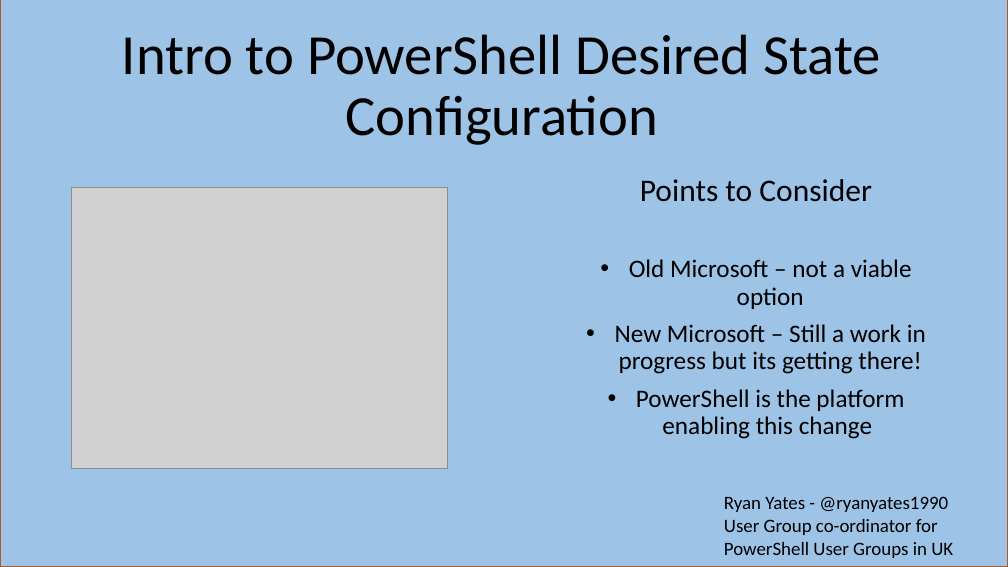
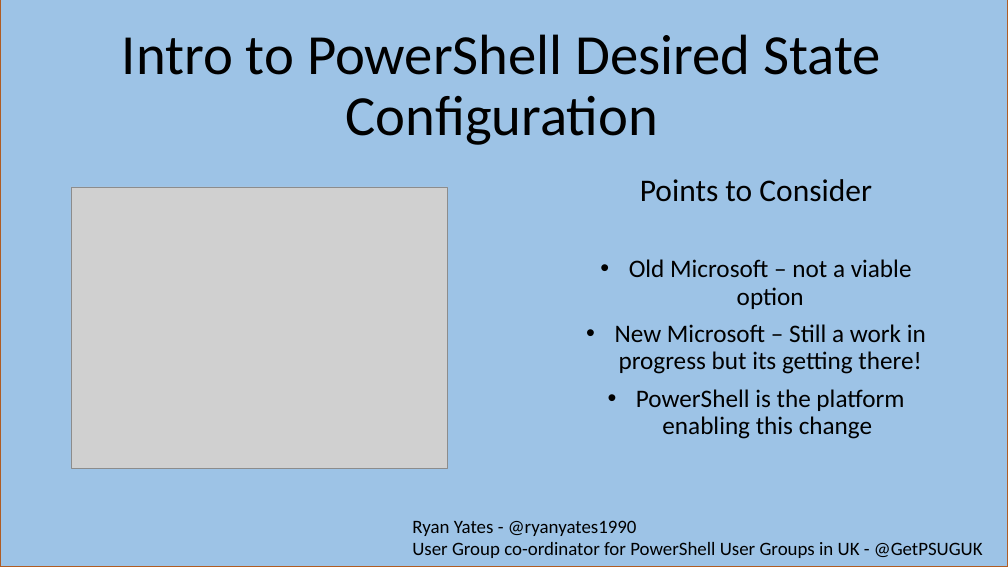
Before and after one commit to kilasuit/Presentations, a slide deck: slide 1 of Get-PSUGUK/Intro to DSC.pptx. Drawn at 1008x567 pixels with LibreOffice and Linux fonts; fonts in the diff are those of the drawing; grey boxes stand for pictures. Boxes give left, top, right and bottom in pixels: in the first picture for what was removed or moved away, otherwise in the second. Text is boxed around its words. In the diff, an @@ line names an element or a change of style, - is before the commit and + after.

```diff
--- a/Get-PSUGUK/Intro to DSC.pptx
+++ b/Get-PSUGUK/Intro to DSC.pptx
@@ text "Ryan Yates - @ryanyates1990": place and size @@
-text "Ryan Yates - @ryanyates1990" at <box>724,496,953,558</box>
+text "Ryan Yates - @ryanyates1990" at <box>412,520,983,558</box>
@@ text at <box>412,542,983,558</box>: text changed @@
-User Group co-ordinator for PowerShell User Groups in UK
+User Group co-ordinator for PowerShell User Groups in UK - @GetPSUGUK
```
Also in this commit, not shown: 6 slides added, 1 slide removed, 4 other files.
